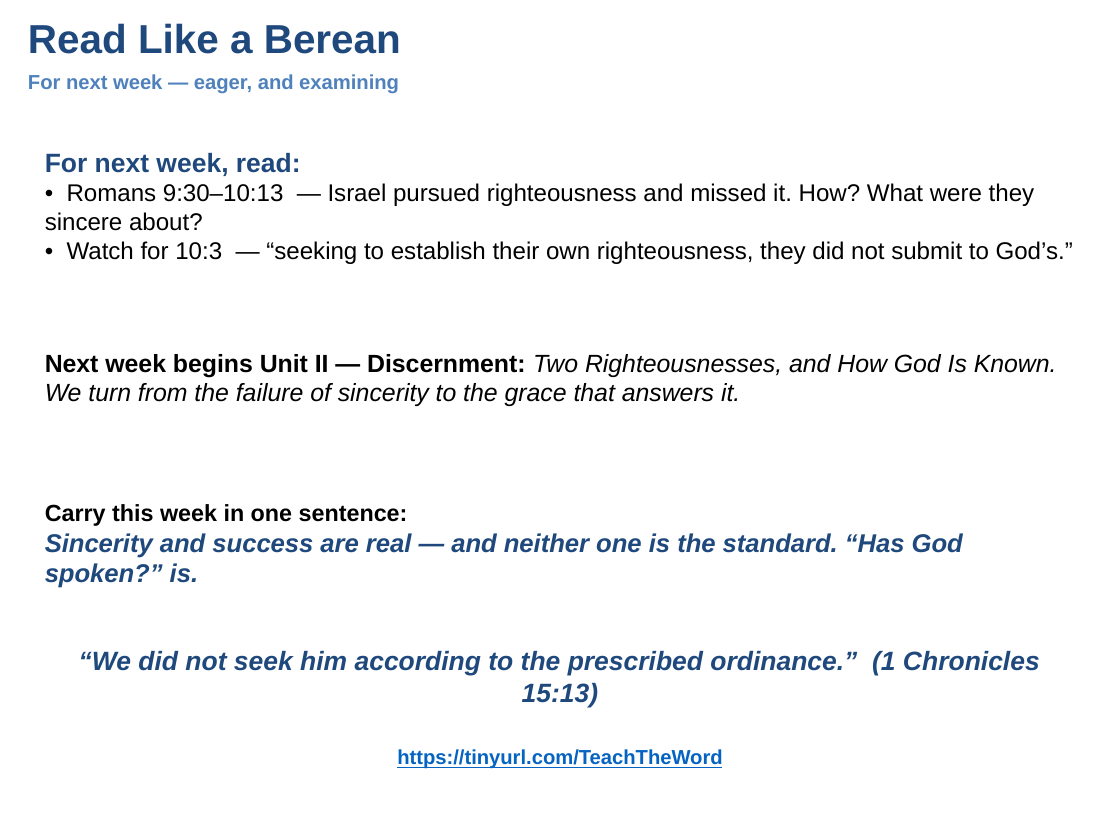
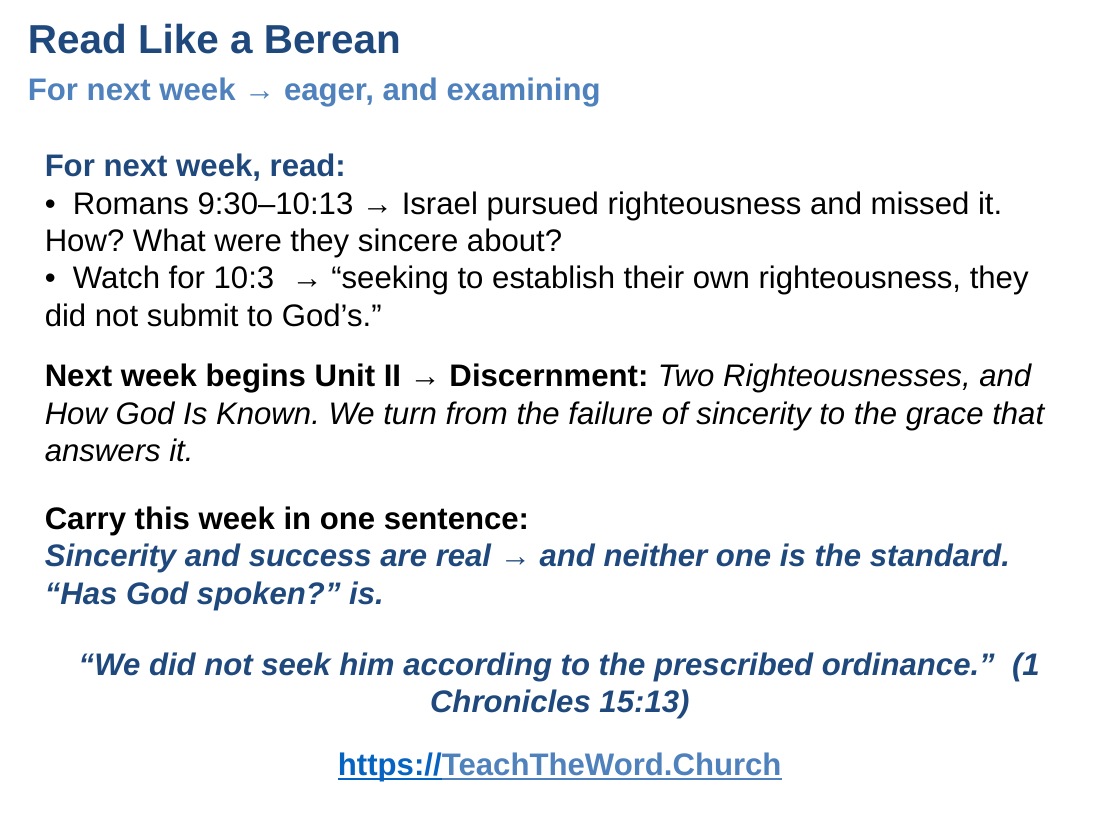
Before and after one commit to UsefulEngines/EvangelismPublic, a slide deck: slide 8 of 2026-Q4/03-GoodIntentions/Week03-GoodIntentionsAreNotEnough.pptx (slide 7 before the commit). Drawn at 1120x840 pixels with LibreOffice and Linux fonts; fonts in the diff are those of the drawing. Boxes give left, top, right and bottom in pixels: in the first picture for what was removed or moved away, otherwise in the second. Text is boxed around its words. In the diff, an @@ line names an element or a change of style, - is before the commit and + after.

```diff
--- a/2026-Q4/03-GoodIntentions/Week03-GoodIntentionsAreNotEnough.pptx
+++ b/2026-Q4/03-GoodIntentions/Week03-GoodIntentionsAreNotEnough.pptx
@@ text at (28, 77, 601, 106): text changed; size 13 to 20 pt @@
-For next week — eager, and examining
+For next week → eager, and examining
@@ text at (45, 153, 1029, 327): text changed; size 15.5 to 20 pt @@
-For next week, read:
-• Romans 9:30–10:13 — Israel pursued righteousness and missed it. How? What were they sincere about?
-• Watch for 10:3 — “seeking to establish their own righteousness, they did not submit to God’s.”
+For next week, read:
+• Romans 9:30–10:13 → Israel pursued righteousness and missed it. How? What were they sincere about?
+• Watch for 10:3 → “seeking to establish their own righteousness, they did not submit to God’s.”
@@ text at (45, 363, 1044, 462): text changed; size 16 to 20 pt @@
-Next week begins Unit II — Discernment: Two Righteousnesses, and How God Is Known. We turn from the failure of sincerity to the grace that answers it.
+Next week begins Unit II → Discernment: Two Righteousnesses, and How God Is Known. We turn from the failure of sincerity to the grace that answers it.
@@ text at (45, 506, 1010, 610): text changed; size 16.5 to 20 pt @@
-Carry this week in one sentence:
-Sincerity and success are real — and neither one is the standard. “Has God spoken?” is.
+Carry this week in one sentence:
+Sincerity and success are real → and neither one is the standard. “Has God spoken?” is.
@@ text "“We did not seek him ..." at (79, 652, 1040, 718): size 17 to 20 pt @@
@@ text at (338, 752, 781, 782): text changed; size 13 to 20 pt; text colour #0563C1 to #4F81BD @@
-https://tinyurl.com/TeachTheWord
+https://TeachTheWord.Church
```
Also in this commit, not shown: 6 other slides changed, 2 slides added.
